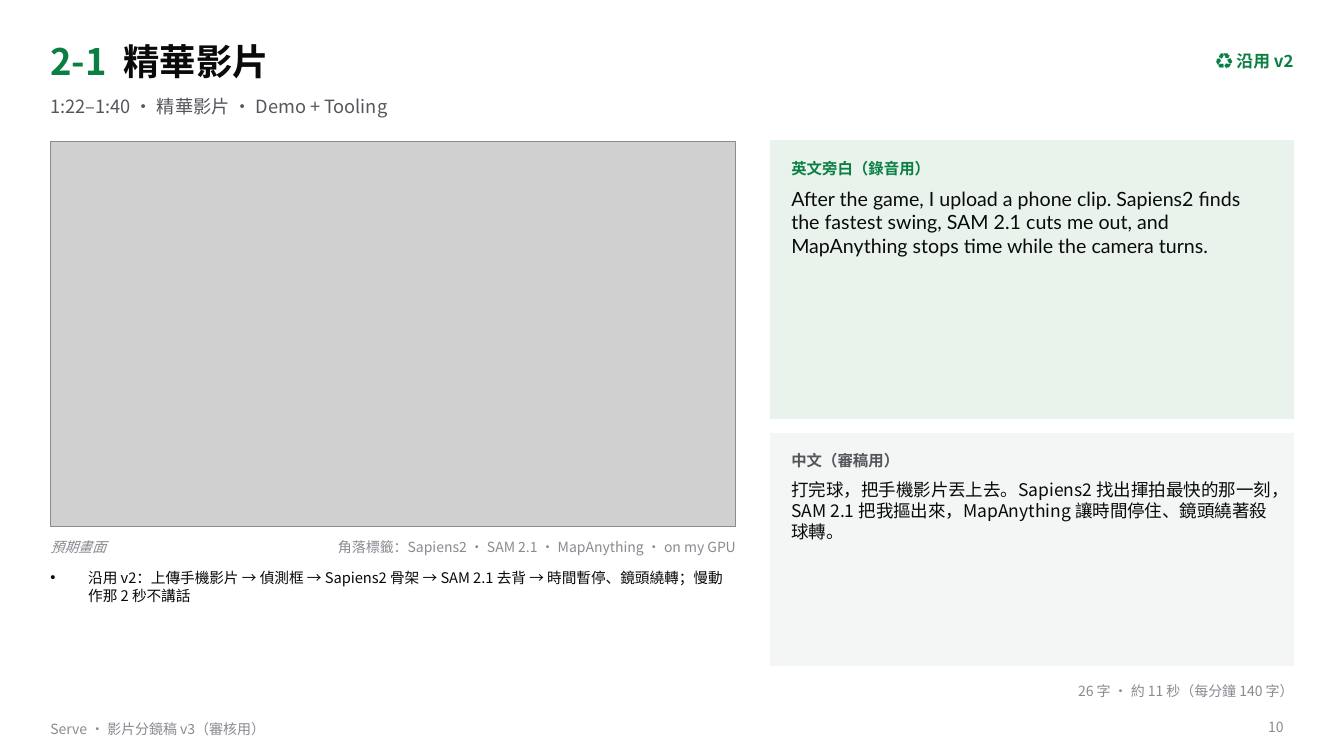
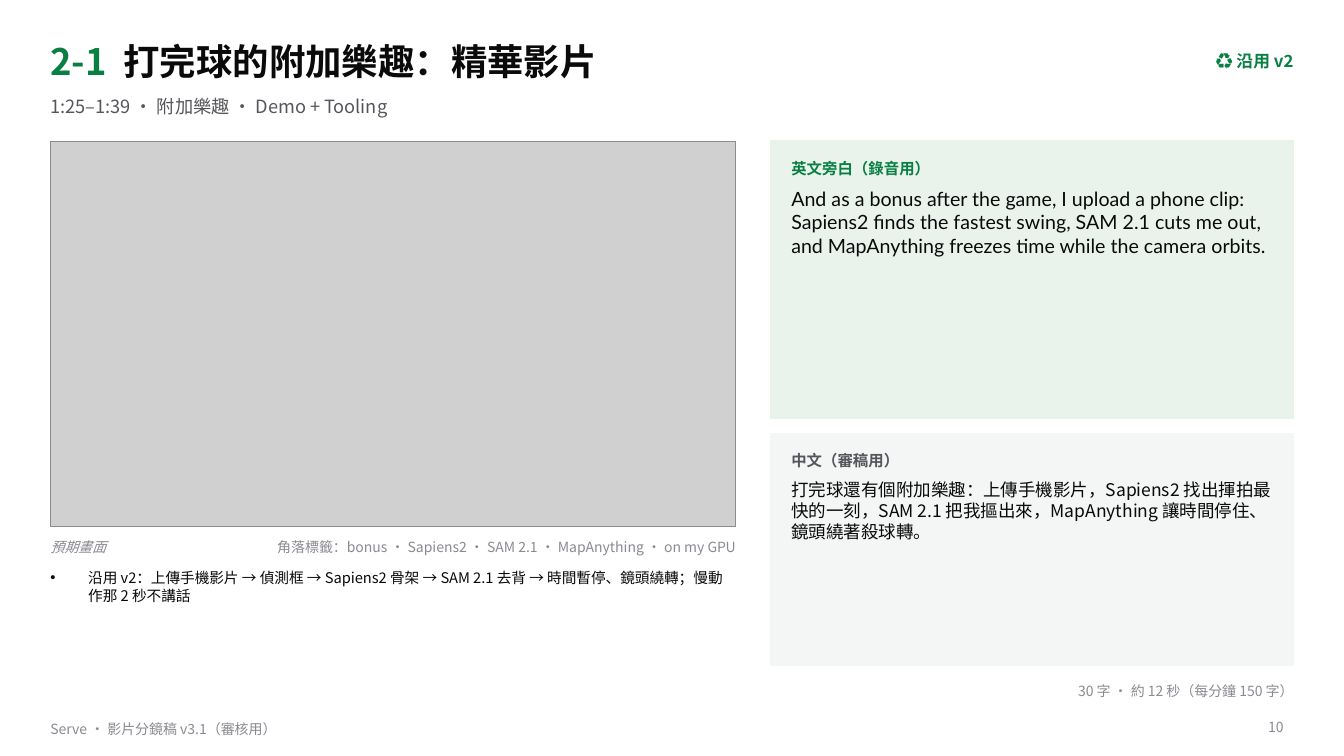
Before and after one commit to gino6178/serve-meta-hackathon, a slide deck: slide 10 of video/storyboard_v3.pptx. Drawn at 1344x756 pixels with LibreOffice and Linux fonts; fonts in the diff are those of the drawing; grey boxes stand for pictures. Boxes give left, top, right and bottom in pixels: in the first picture for what was removed or moved away, otherwise in the second. Text is boxed around its words. In the diff, an @@ line names an element or a change of style, - is before the commit and + after.

```diff
--- a/video/storyboard_v3.pptx
+++ b/video/storyboard_v3.pptx
@@ text at (50, 44, 596, 79): text changed @@
-2-1 精華影片
+2-1 打完球的附加樂趣：精華影片
@@ text at (50, 97, 387, 118): text changed @@
-1:22–1:40 · 精華影片 · Demo + Tooling
+1:25–1:39 · 附加樂趣 · Demo + Tooling
@@ text at (791, 191, 1265, 257): text changed @@
-After the game, I upload a phone clip. Sapiens2 finds the fastest swing, SAM 2.1 cuts me out, and MapAnything stops time while the camera turns.
+And as a bonus after the game, I upload a phone clip: Sapiens2 finds the fastest swing, SAM 2.1 cuts me out, and MapAnything freezes time while the camera orbits.
@@ text at (791, 481, 1271, 540): text changed @@
-打完球，把手機影片丟上去。Sapiens2 找出揮拍最快的那一刻，SAM 2.1 把我摳出來，MapAnything 讓時間停住、鏡頭繞著殺球轉。
+打完球還有個附加樂趣：上傳手機影片，Sapiens2 找出揮拍最快的一刻，SAM 2.1 把我摳出來，MapAnything 讓時間停住、鏡頭繞著殺球轉。
@@ text at (277, 540, 736, 556): text changed @@
-角落標籤：Sapiens2 · SAM 2.1 · MapAnything · on my GPU
+角落標籤：bonus · Sapiens2 · SAM 2.1 · MapAnything · on my GPU
@@ text at (1078, 684, 1294, 697): text changed @@
-26 字 · 約 11 秒（每分鐘 140 字）
+30 字 · 約 12 秒（每分鐘 150 字）
@@ text at (50, 722, 276, 735): text changed @@
-Serve · 影片分鏡稿 v3（審核用）
+Serve · 影片分鏡稿 v3.1（審核用）
```
Also in this commit, not shown: 15 other slides changed, 13 other files.
